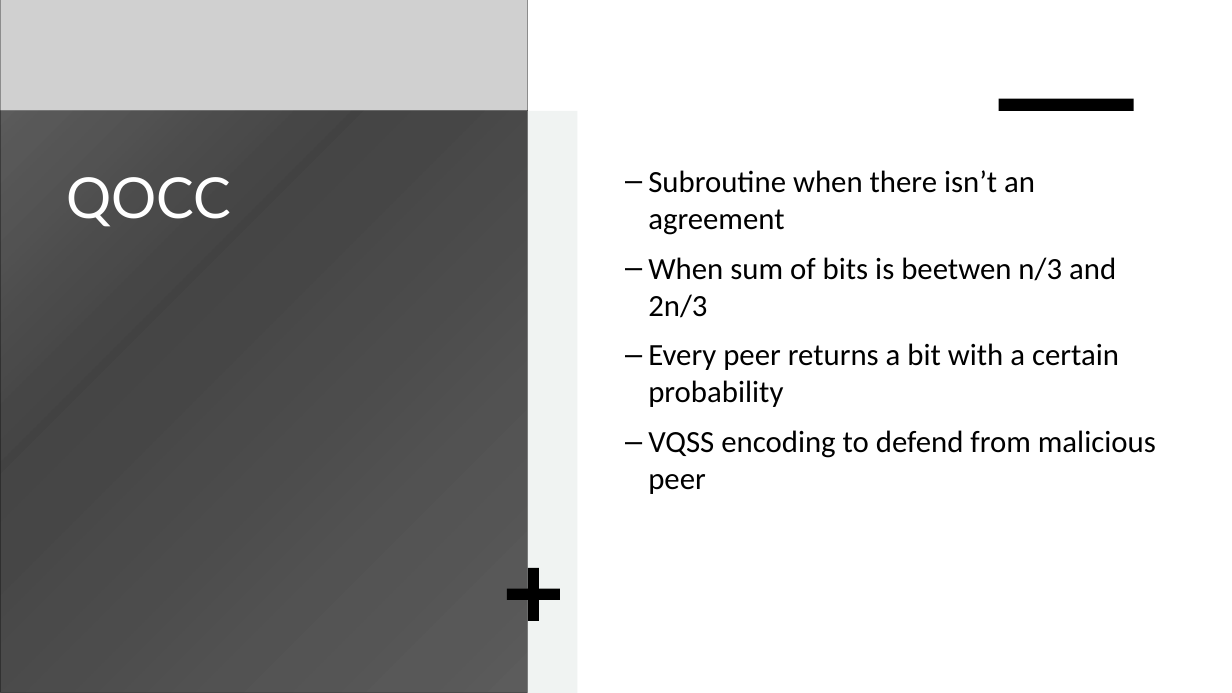
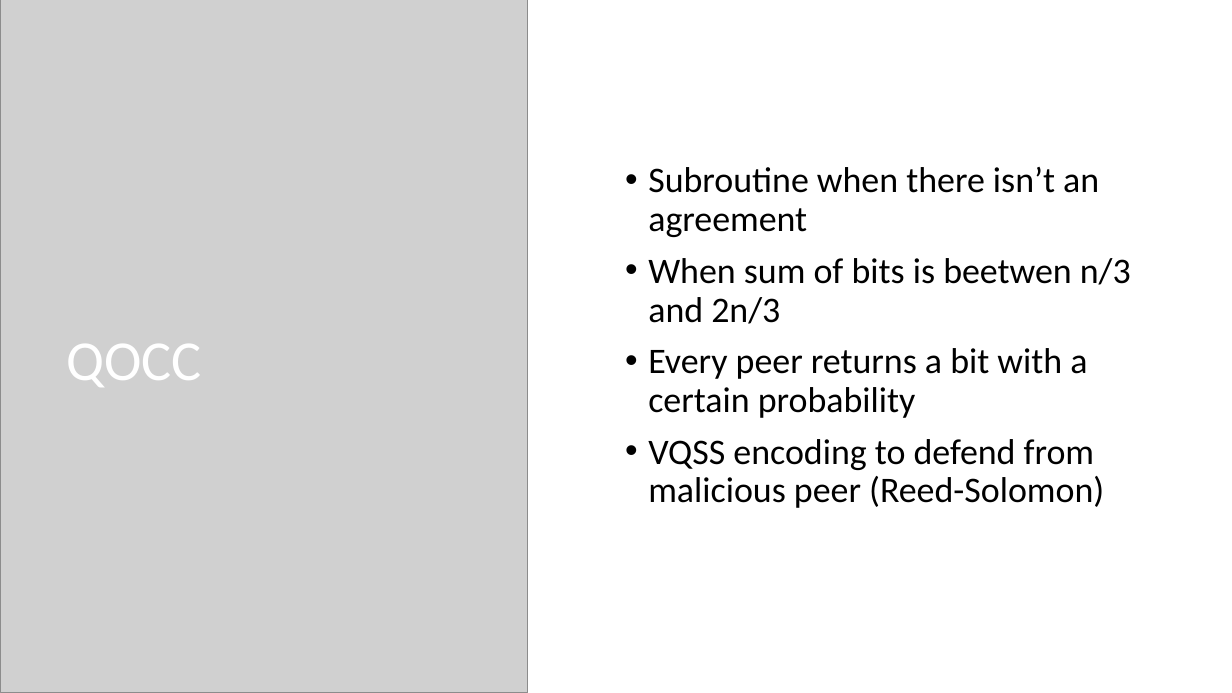
Before and after one commit to ado901/Quantum-Byzantine-Protocol, a slide deck: slide 4 of Fast Quantum Byzantine Agreement.pptx. Drawn at 1232x693 pixels with LibreOffice and Linux fonts; fonts in the diff are those of the drawing; grey boxes stand for pictures. Boxes give left, top, right and bottom in pixels: in the first picture for what was removed or moved away, otherwise in the second. Text is boxed around its words. In the diff, an @@ line names an element or a change of style, - is before the commit and + after.

```diff
--- a/Fast Quantum Byzantine Agreement.pptx
+++ b/Fast Quantum Byzantine Agreement.pptx
@@ rectangle removed at [0,0,1232,693] @@
@@ rectangle removed at [0,111,528,693] @@
@@ rectangle removed at [528,111,578,693] @@
@@ rectangle removed at [623,111,1186,693] @@
@@ rectangle removed at [999,99,1134,111] @@
@@ title "QOCC" at [66,344,202,387]: font Lato to Calibri; line spacing 1 to 0.9; vertical alignment top to middle @@
@@ text at [648,167,1131,418]: size 24 to 28 pt in "Subroutine when there isn’t an agreement", "When sum of bits is beetwen n/3 ...", "Every peer returns a bit with a ..."; bullet – to •; line spacing 1 to 0.9 @@
@@ text at [648,439,1104,508]: text changed; size 24 to 28 pt @@
-– VQSS encoding to defend from malicious peer
+• VQSS encoding to defend from malicious peer (Reed-Solomon)
@@ plus removed at [507,567,560,620] @@
```
Also in this commit, not shown: 8 other slides changed, 2 slides added, 1 other file.
